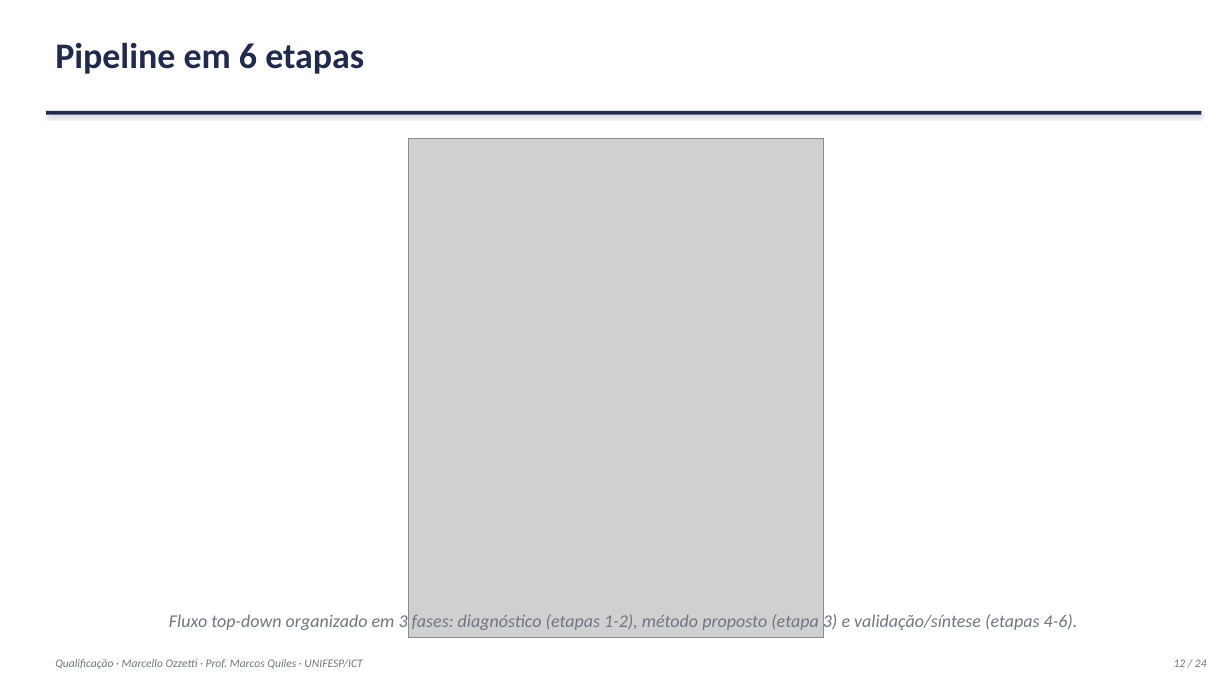
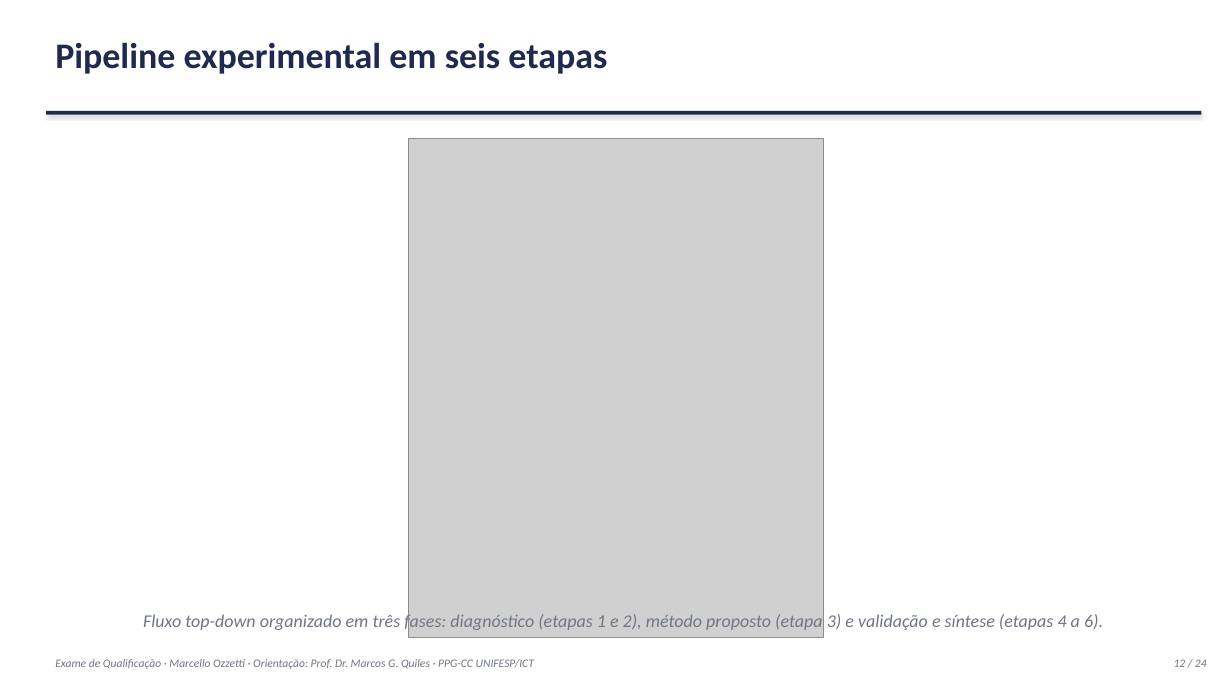
Before and after one commit to marcellozzetti/Facial-Recognition-Models-Mitigating-Bias, a slide deck: slide 12 of docs/ativo/material_qualificacao_2026-10-05.pptx. Drawn at 1232x693 pixels with LibreOffice and Linux fonts; fonts in the diff are those of the drawing; grey boxes stand for pictures. Boxes give left, top, right and bottom in pixels: in the first picture for what was removed or moved away, otherwise in the second. Text is boxed around its words. In the diff, an @@ line names an element or a change of style, - is before the commit and + after.

```diff
--- a/docs/ativo/material_qualificacao_2026-10-05.pptx
+++ b/docs/ativo/material_qualificacao_2026-10-05.pptx
@@ text at bbox=[55, 42, 607, 74]: text changed @@
-Pipeline em 6 etapas
+Pipeline experimental em seis etapas
@@ text at bbox=[143, 613, 1103, 633]: text changed @@
-Fluxo top-down organizado em 3 fases: diagnóstico (etapas 1-2), método proposto (etapa 3) e validação/síntese (etapas 4-6).
+Fluxo top-down organizado em três fases: diagnóstico (etapas 1 e 2), método proposto (etapa 3) e validação e síntese (etapas 4 a 6).
@@ text at bbox=[55, 659, 534, 669]: text changed @@
-Qualificação · Marcello Ozzetti · Prof. Marcos Quiles · UNIFESP/ICT
+Exame de Qualificação · Marcello Ozzetti · Orientação: Prof. Dr. Marcos G. Quiles · PPG-CC UNIFESP/ICT
```
Also in this commit, not shown: 21 other slides changed, 1 other file.
